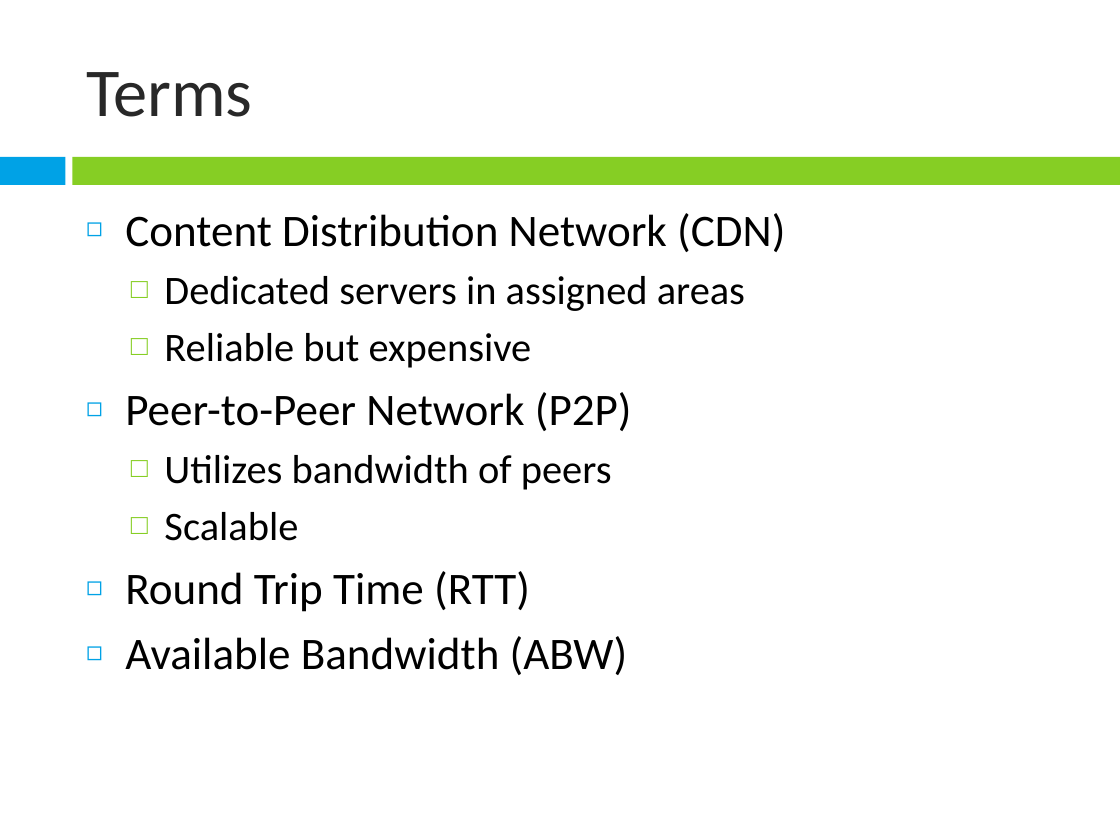
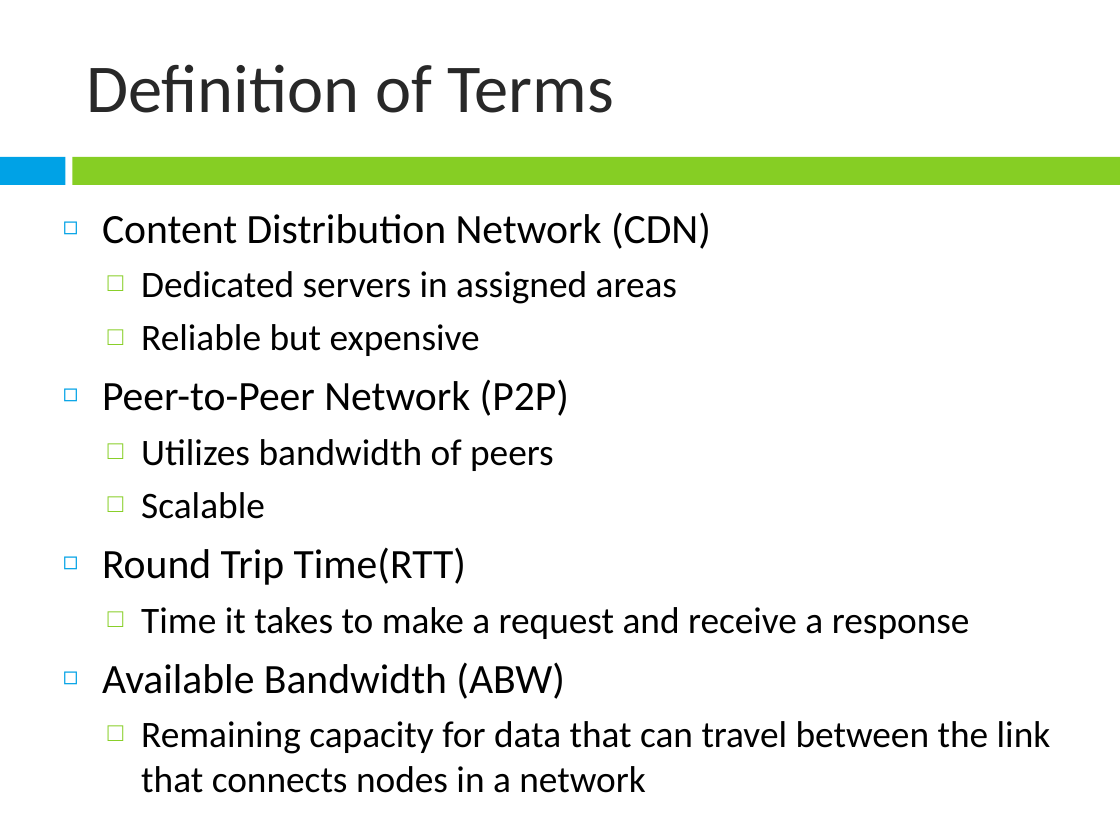
Before and after one commit to janeriongcol/ndsg-chupacabra, a slide deck: slide 2 of Presentations/Thesis Presentation.pptx. Drawn at 1120x840 pixels with LibreOffice and Linux fonts; fonts in the diff are those of the drawing. Boxes give left, top, right and bottom in pixels: in the first picture for what was removed or moved away, otherwise in the second. Text is boxed around its words. In the diff, an @@ line names an element or a change of style, - is before the commit and + after.

Commit message:
Minor tweaks

```diff
--- a/Presentations/Thesis Presentation.pptx
+++ b/Presentations/Thesis Presentation.pptx
@@ title at (86,64,614,113): text changed @@
-Terms
+Definition of Terms
@@ text "Content Distribution Network (CDN)": place and size @@
-text "Content Distribution Network (CDN)" at (125,213,785,675)
+text "Content Distribution Network (CDN)" at (102,212,1051,793)
@@ text at (102,212,711,699): size 29 to 26.8 pt in "Content Distribution Network (CDN)", "Peer-to-Peer Network (P2P)", "Available Bandwidth (ABW)"; size 26 to 24.1 pt in "Dedicated servers in assigned areas", "Reliable but expensive", "Utilizes bandwidth of peers", "Scalable" @@
@@ text at (102,547,970,639): text changed; size 29 to 24.1 pt @@
-◻ Round Trip Time (RTT)
+◻ Round Trip Time(RTT)
+  □ Time it takes to make a request and receive a response
@@ text at (141,721,1051,793): paragraph added @@
+  □ Remaining capacity for data that can travel between the link that connects nodes in a network
```
Also in this commit, not shown: 5 other slides changed.
